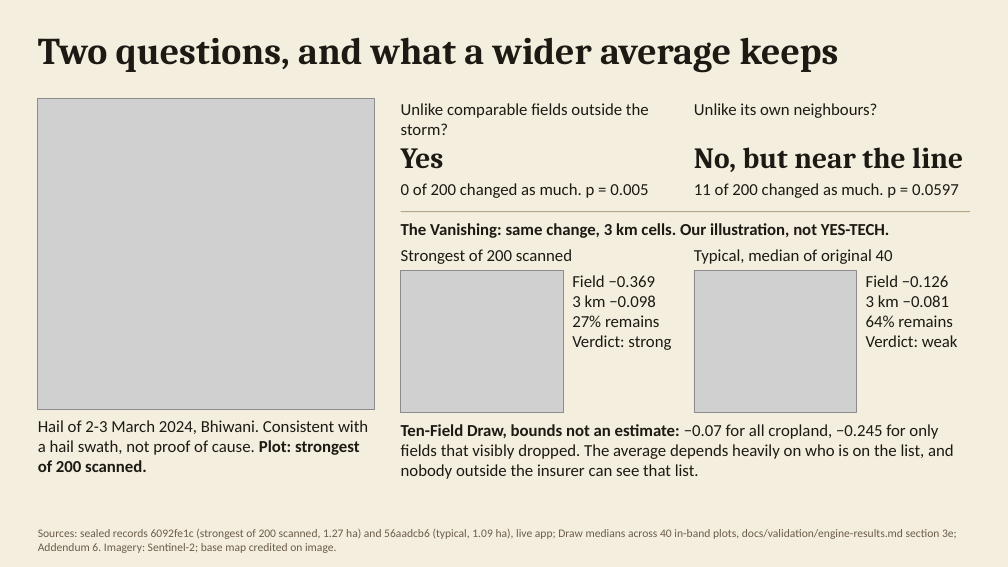
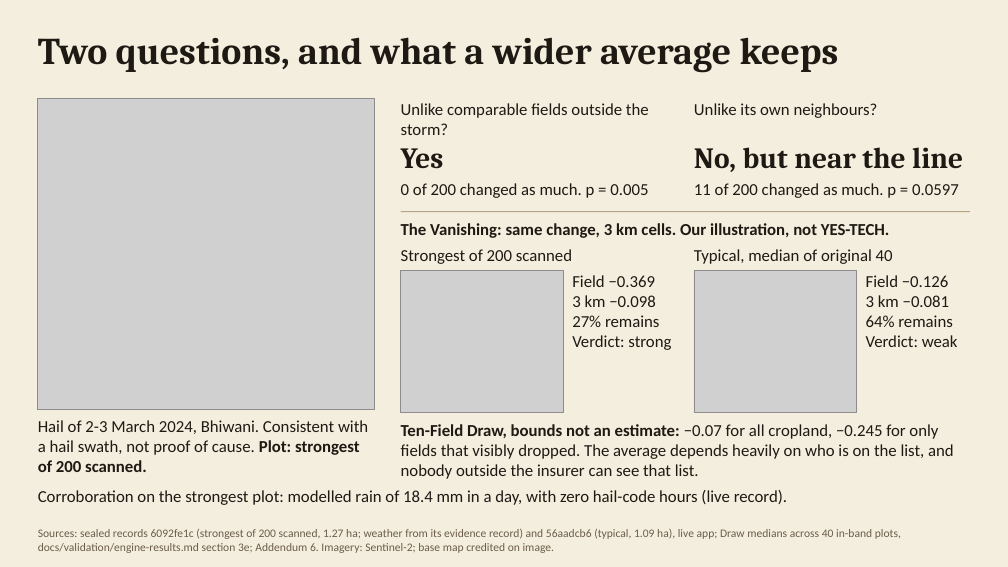
Before and after one commit to AnirudhSinghRajora/Forge, a slide deck: slide 4 of docs/submission/FasalSaakshi-deck.pptx. Drawn at 1008x567 pixels with LibreOffice and Linux fonts; fonts in the diff are those of the drawing; grey boxes stand for pictures. Boxes give left, top, right and bottom in pixels: in the first picture for what was removed or moved away, otherwise in the second. Text is boxed around its words. In the diff, an @@ line names an element or a change of style, - is before the commit and + after.

Commit message:
Update docs, README.md

```diff
--- a/docs/submission/FasalSaakshi-deck.pptx
+++ b/docs/submission/FasalSaakshi-deck.pptx
@@ text added at [38,490,787,505], 16 pt, text #1E1913 @@
+Corroboration on the strongest plot: modelled rain of 18.4 mm in a day, with zero hail-code hours (live record).
@@ text at [38,529,901,553]: text changed @@
-Sources: sealed records 6092fe1c (strongest of 200 scanned, 1.27 ha) and 56aadcb6 (typical, 1.09 ha), live app; Draw medians across 40 in-band plots, docs/validation/engine-results.md section 3e; Addendum 6. Imagery: Sentinel-2; base map credited on image.
+Sources: sealed records 6092fe1c (strongest of 200 scanned, 1.27 ha; weather from its evidence record) and 56aadcb6 (typical, 1.09 ha), live app; Draw medians across 40 in-band plots, docs/validation/engine-results.md section 3e; Addendum 6. Imagery: Sentinel-2; base map credited on image.
```
Also in this commit, not shown: 3 other slides changed, 6 other files.
